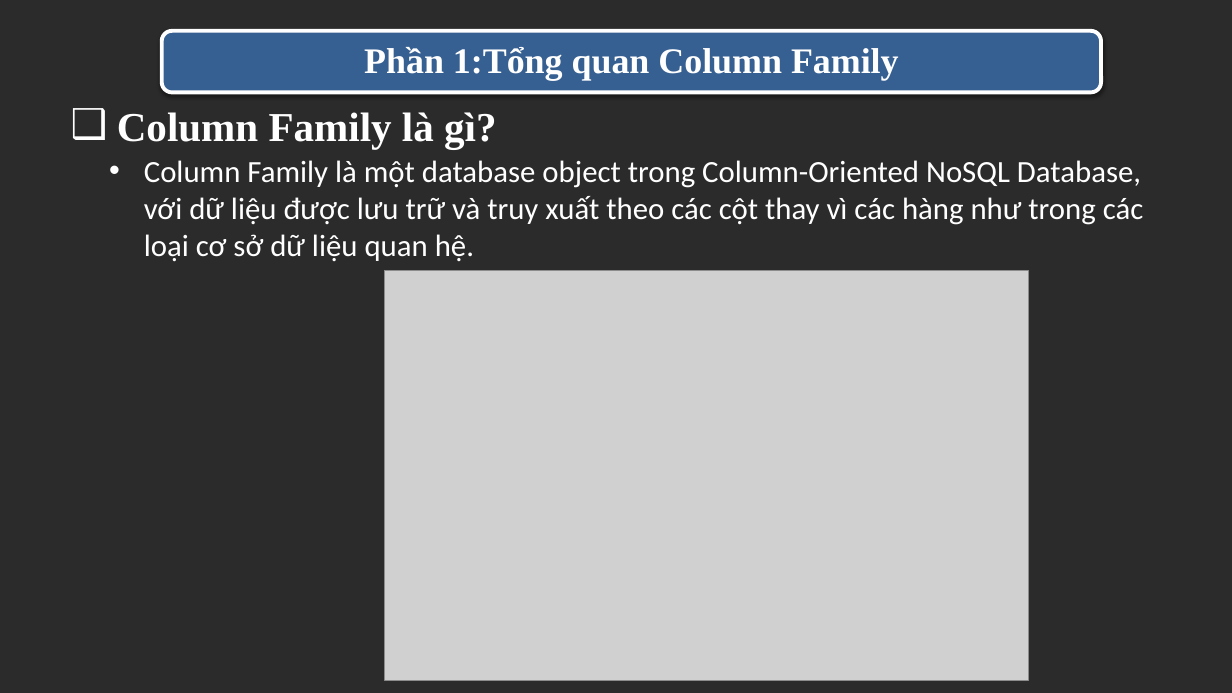
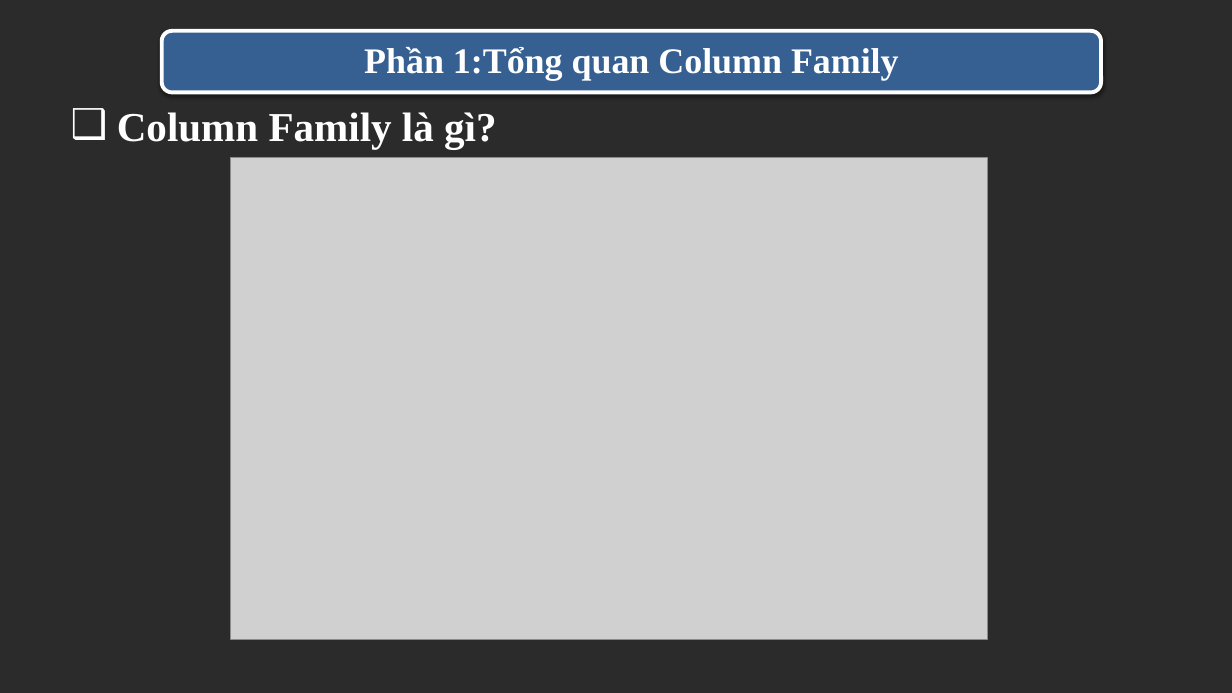
Before and after one commit to trandinhlam/document, a slide deck: slide 3 of HBaseProject/seminar_slide.pptx. Drawn at 1232x693 pixels with LibreOffice and Linux fonts; fonts in the diff are those of the drawing; grey boxes stand for pictures; background and template pictures are left out; a plain dark background stands for a picture behind light text. Boxes give left, top, right and bottom in pixels: in the first picture for what was removed or moved away, otherwise in the second. Text is boxed around its words. In the diff, an @@ line names an element or a change of style, - is before the commit and + after.

```diff
--- a/HBaseProject/seminar_slide.pptx
+++ b/HBaseProject/seminar_slide.pptx
@@ text removed at (x1=144, y1=160, x2=1144, y2=262) @@
-• Column Family là một database object trong Column-Oriented NoSQL Database, với dữ liệu được lưu trữ và truy xuất theo các cột thay vì các hàng như trong các loại cơ sở dữ liệu quan hệ.
@@ picture resized from (x1=385, y1=271, x2=1029, y2=680) to (x1=231, y1=157, x2=988, y2=639) @@
```
Also in this commit, not shown: 9 other slides changed, 1 slide added, 2 slides removed, 1 other file.
